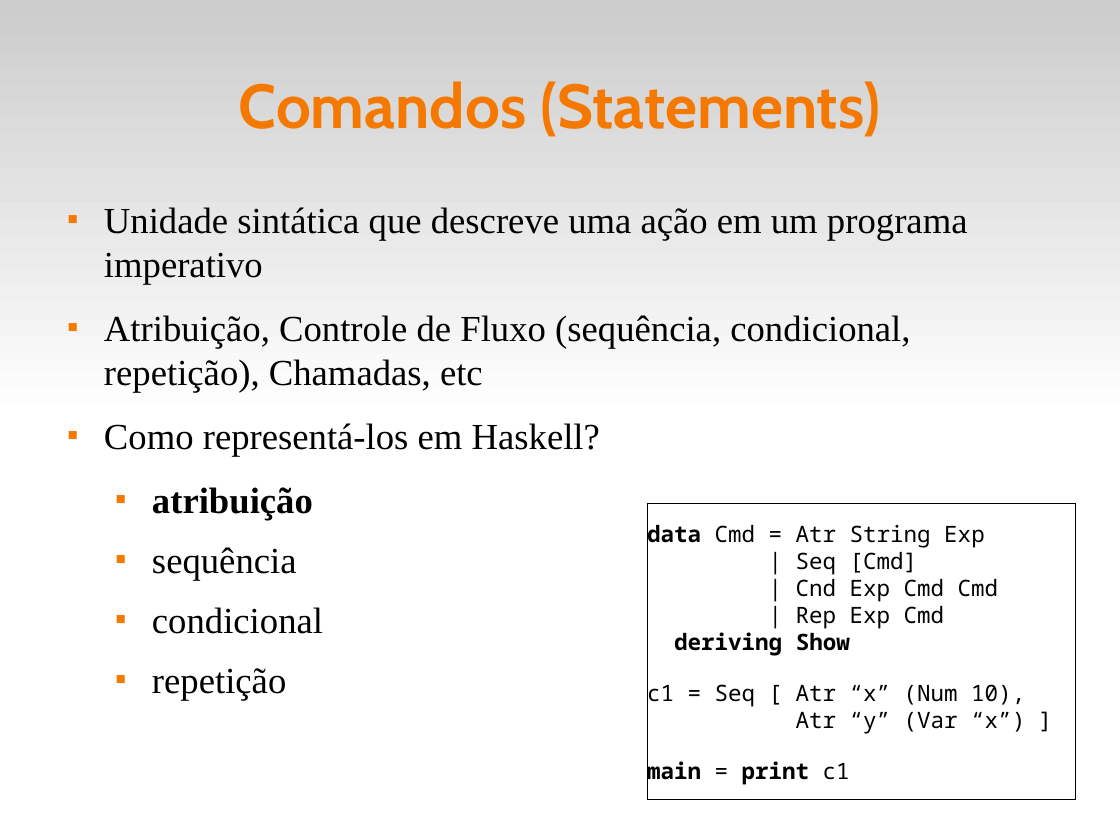
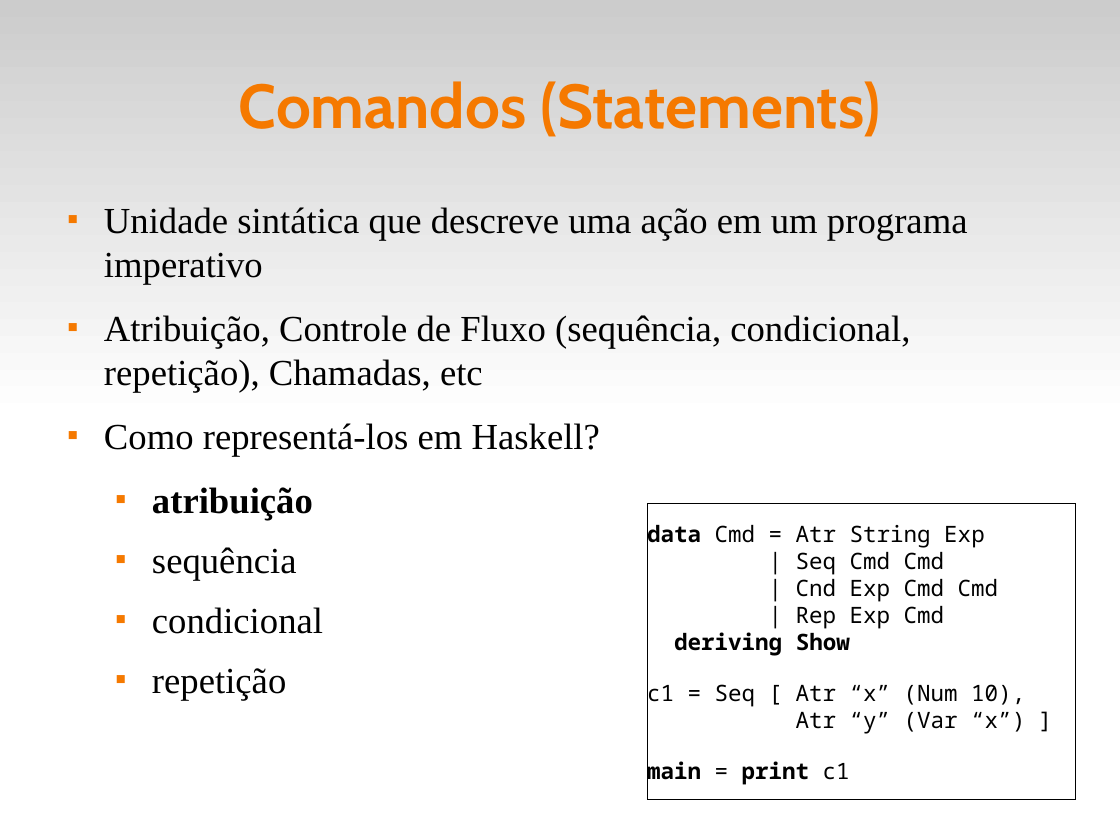
Before and after one commit to fsantanna-uerj/EDL, a slide deck: slide 7 of slides/edl-12-lang.odp (slide 8 before the commit). Drawn at 1120x840 pixels with LibreOffice and Linux fonts; fonts in the diff are those of the drawing. Boxes give left, top, right and bottom in pixels: in the first picture for what was removed or moved away, otherwise in the second. Text is boxed around its words. In the diff, an @@ line names an element or a change of style, - is before the commit and + after.

```diff
--- a/slides/edl-12-lang.odp
+++ b/slides/edl-12-lang.odp
@@ text in rectangle at <box>796,552,945,575</box>: text changed @@
-| Seq [Cmd]
+| Seq Cmd Cmd
```
Also in this commit, not shown: 3 other slides changed, 2 slides added, 2 slides removed, 7 other files.
